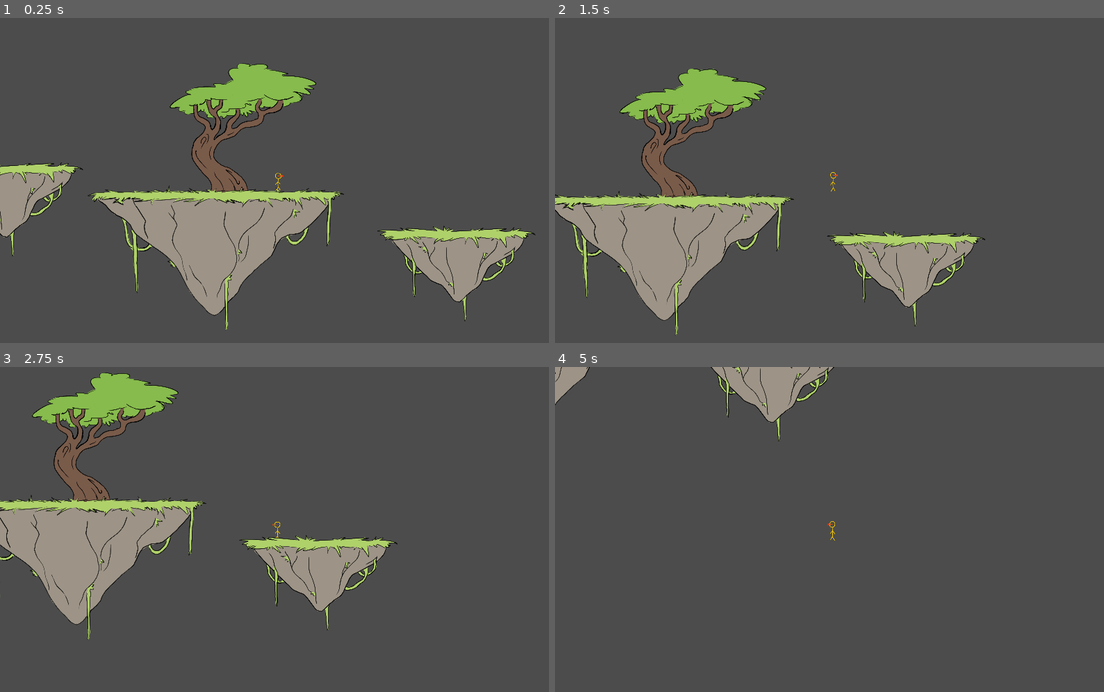
Above: before the commit, frames 1-4 (two rows, left to right).
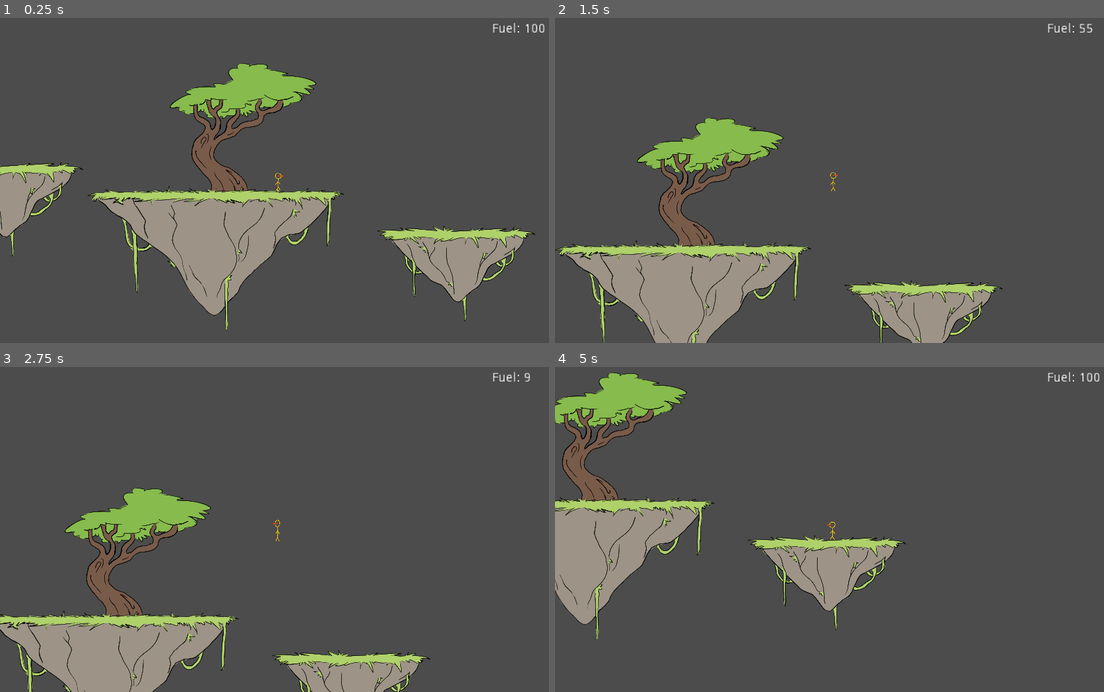
Above: after the commit, the same moments.

Repository: ReneyGG/floating-islands
Game: Godot game, scene res://Scenes/Main.tscn
Two runs of this game, one before a commit and one after it. Both use one fixed random seed, a clock stepped at 60 frames per second and the inputs below.
Inputs:
- Up to frame 1 (0.25 s): no input
- Up to frame 2 (1.5 s): tap Enter at 0.5 s; hold Space (jetpack, bound only after the commit) 0.53-1.28 s; hold Right (ui_right) from 0.53 s (still down); tap Up (ui_up) at 0.77, 0.8, 1.07, 1.35 s
- Up to frame 3 (2.75 s): tap Up (ui_up) at 1.52, 1.82, 2.3 s; tap Space (jetpack, bound only after the commit) at 1.55 s; release Right (ui_right) at 2.03 s; hold Left (ui_left) from 2.03 s (still down); hold Space (jetpack, bound only after the commit) from 2.03 s (still down)
- Up to frame 4 (5 s): release Left (ui_left) at 2.78 s; release Space (jetpack, bound only after the commit) at 2.78 s; hold Right (ui_right) 2.78-4.28 s; tap Space (jetpack, bound only after the commit) at 2.85, 4.35 s; tap Up (ui_up) at 3.02, 3.32, 3.6, 3.77, 4.07, 4.52, 4.82 s; hold Left (ui_left) from 4.28 s (still down)

The runs differ from the first frame. In frame 1, 0.1% of the frame differs, in the area x 89-100%, y 1-5%; in frame 2, 24%; in frame 3, 26%, in the area x 0-97%, y 1-100%; in frame 4, 16%.

Commit message:
added jetpack with fuel limit

Diff:
--- a/Scenes/Player.tscn
+++ b/Scenes/Player.tscn
@@ -11,6 +11,10 @@
 position = Vector2( 0.418121, -9.19865 )
 script = ExtResource( 1 )
 
+[node name="Sprite" type="Sprite" parent="."]
+position = Vector2( -1.11384, 7.57578 )
+texture = ExtResource( 2 )
+
 [node name="PlayerCollider" type="CollisionShape2D" parent="."]
 position = Vector2( -0.836243, 6.68992 )
 shape = SubResource( 1 )
@@ -19,8 +23,15 @@
 current = true
 zoom = Vector2( 3, 3 )
 
-[node name="Timer" type="Timer" parent="."]
+[node name="FuelLabel" type="Label" parent="Camera"]
+margin_left = 1183.01
+margin_top = -873.475
+margin_right = 1250.01
+margin_bottom = -851.475
+rect_scale = Vector2( 5, 5 )
+text = "Fuel: 100"
+__meta__ = {
+"_edit_use_anchors_": false
+}
 
-[node name="Sprite" type="Sprite" parent="."]
-position = Vector2( -1.11384, 7.57578 )
-texture = ExtResource( 2 )
+[node name="JumpTimer" type="Timer" parent="."]
--- a/Scripts/Player.gd
+++ b/Scripts/Player.gd
@@ -1,23 +1,29 @@
 extends KinematicBody2D
 
 export var gravity = 60
-export var acceleration = 2200
+export var acceleration = 2000
 export var deacceleration = 5000
-export var max_speed = 700
+export var max_speed = 600
 export var friction = 2400
-export var jump_height = 1300
+export var jump_height = 1000
+export var jetpack_power = 400
+export var jetpack_maxfuel = 100
 
-onready var sprite = get_node("Sprite")
-onready var timer = get_node("Timer")
-
+var jetpack_fuel
 var jump_count
 var motion = Vector2()
 var hSpeed = 0
 var air = false
 
+onready var sprite = get_node("Sprite")
+onready var jump_timer = get_node("JumpTimer")
+onready var fuel_label = get_node("Camera/FuelLabel")
+
 func _ready():
-	timer.wait_time = 0.1
-	timer.one_shot = true
+	jetpack_fuel = jetpack_maxfuel
+	jump_timer.wait_time = 0.1
+	jump_timer.one_shot = true
+	fuel_label.text = "Fuel: "+str(jetpack_fuel)
 
 func movement(var delta):
 	if Input.is_action_pressed("ui_right"):
@@ -50,11 +56,18 @@
 			sprite.scale = Vector2(1.2, 0.8)
 		air = false
 		jump_count = 1
-	if Input.is_action_just_pressed("ui_up"):
+		jetpack_fuel = jetpack_maxfuel
+		fuel_label.text = "Fuel: "+str(jetpack_fuel)
+	if Input.is_action_just_pressed("ui_up") and jump_count != 0 and !air:
 		sprite.scale = Vector2(0.8, 1.2)
-		timer.start()
+		jump_timer.start()
+	if Input.is_action_pressed("jetpack") and jetpack_fuel > 0:
+		sprite.scale = Vector2(0.8, 1.2)
+		motion.y = -jetpack_power
+		jetpack_fuel -= 1
+		fuel_label.text = "Fuel: "+str(jetpack_fuel)
 
-	if timer.get_time_left() > 0.0 and jump_count != 0:
+	if jump_timer.get_time_left() > 0.0:
 		motion.y = -jump_height
 		jump_count-=1
 
--- a/project.godot
+++ b/project.godot
@@ -67,6 +67,11 @@
 "events": [ Object(InputEventKey,"resource_local_to_scene":false,"resource_name":"","device":0,"alt":false,"shift":false,"control":false,"meta":false,"command":false,"pressed":false,"scancode":83,"unicode":0,"echo":false,"script":null)
  ]
 }
+jetpack={
+"deadzone": 0.5,
+"events": [ Object(InputEventKey,"resource_local_to_scene":false,"resource_name":"","device":0,"alt":false,"shift":false,"control":false,"meta":false,"command":false,"pressed":false,"scancode":32,"unicode":0,"echo":false,"script":null)
+ ]
+}
 
 [rendering]
 
